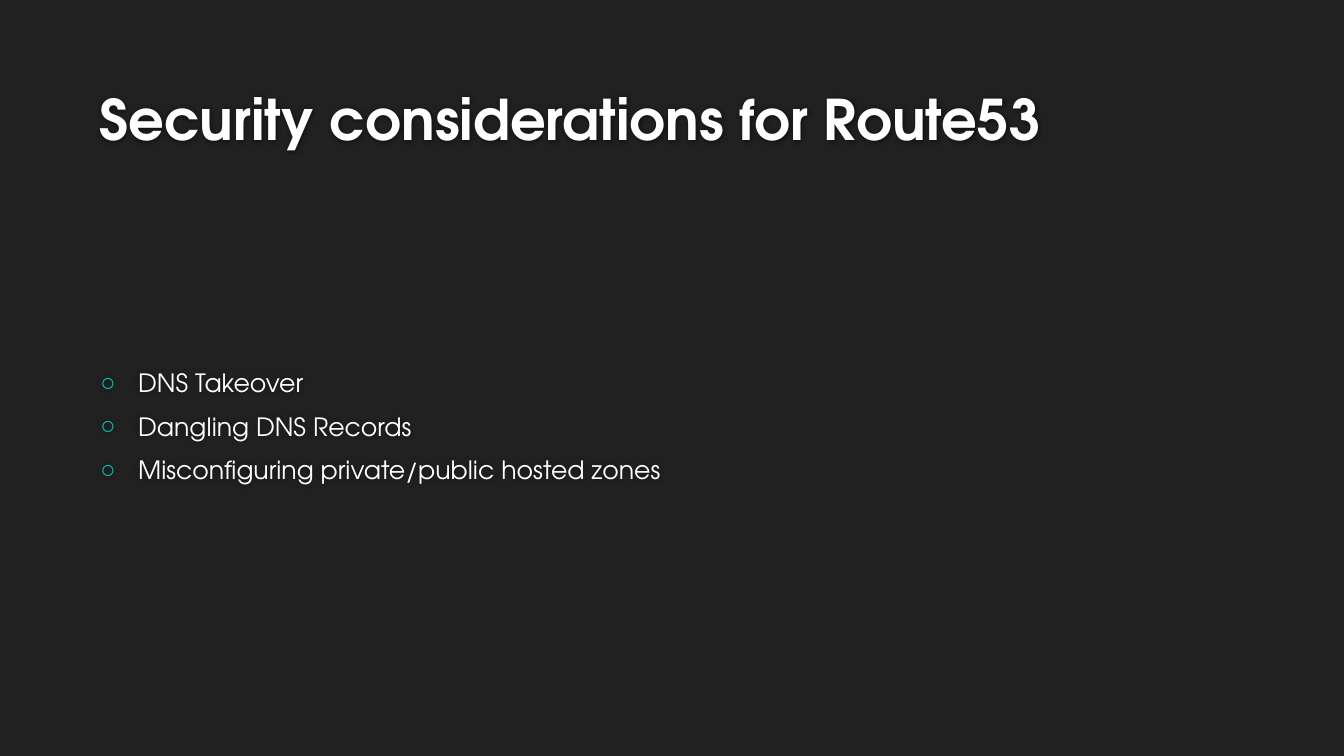
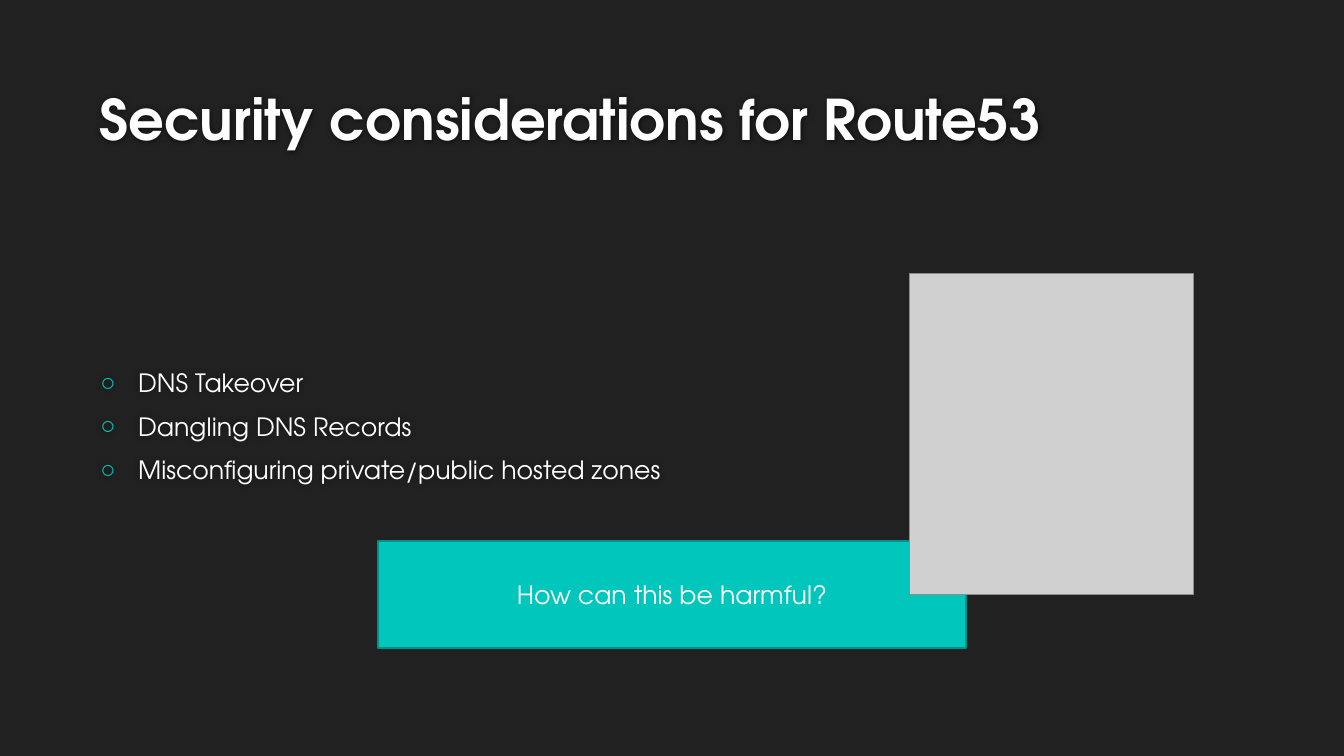
Before and after one commit to francalovescakes/cloud-network-security, a slide deck: slide 4 of day-1/route53.pptx. Drawn at 1344x756 pixels with LibreOffice and Linux fonts; fonts in the diff are those of the drawing; grey boxes stand for pictures; background and template pictures are left out. Boxes give left, top, right and bottom in pixels: in the first picture for what was removed or moved away, otherwise in the second. Text is boxed around its words. In the diff, an @@ line names an element or a change of style, - is before the commit and + after.

```diff
--- a/day-1/route53.pptx
+++ b/day-1/route53.pptx
@@ picture added at [909,273,1193,595] @@
@@ rectangle added at [378,541,967,648], fill #00C6BB, outline #00928A 1.25 pt, 18 pt, text #FFFFFF @@
+How can this be harmful?
```
Also in this commit, not shown: 2 other slides changed, 2 slides added, 1 other file.
